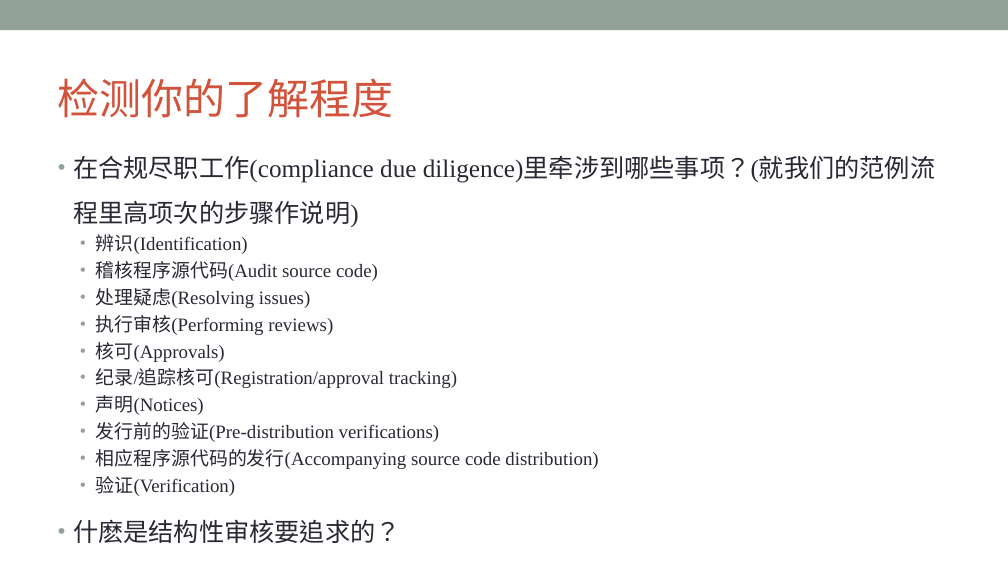
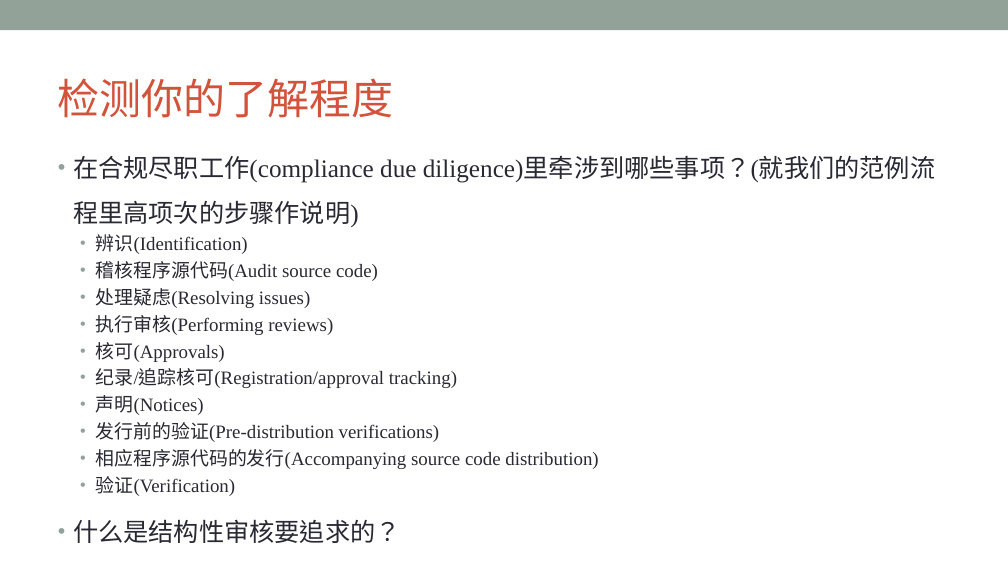
Before and after one commit to OpenChain-Project/Curriculum-Translation-zh-Hans, a slide deck: slide 66 of openchain-curriculum-for-1-1_Simplified Chinese.pptx. Drawn at 1008x567 pixels with LibreOffice and Linux fonts; fonts in the diff are those of the drawing; background and template pictures are left out. Boxes give left, top, right and bottom in pixels: in the first picture for what was removed or moved away, otherwise in the second. Text is boxed around its words. In the diff, an @@ line names an element or a change of style, - is before the commit and + after.

Commit message:
update ppt to replace 什麽 to 什么

```diff
--- a/openchain-curriculum-for-1-1_Simplified Chinese.pptx
+++ b/openchain-curriculum-for-1-1_Simplified Chinese.pptx
@@ text at (73, 519, 401, 543): text changed @@
-• 什麽是结构性审核要追求的？
+• 什么是结构性审核要追求的？
```
Also in this commit, not shown: 11 other slides changed.
